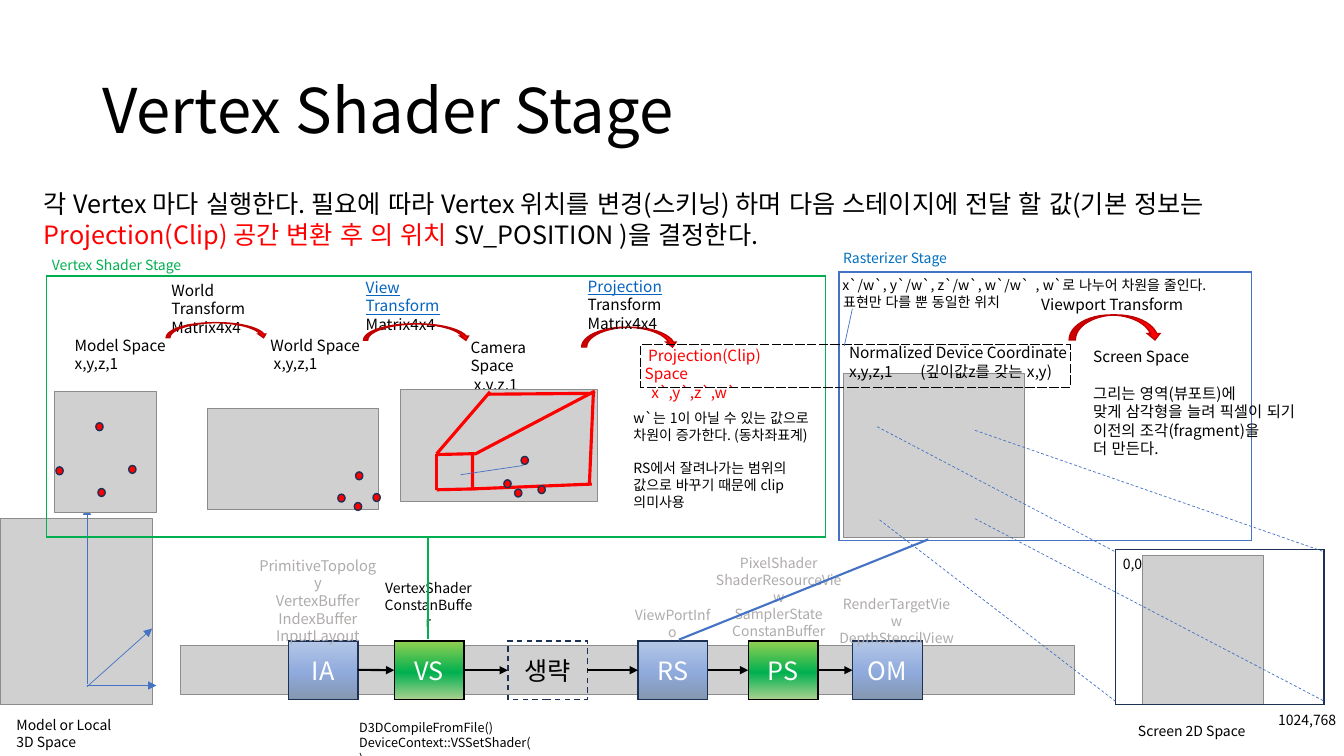
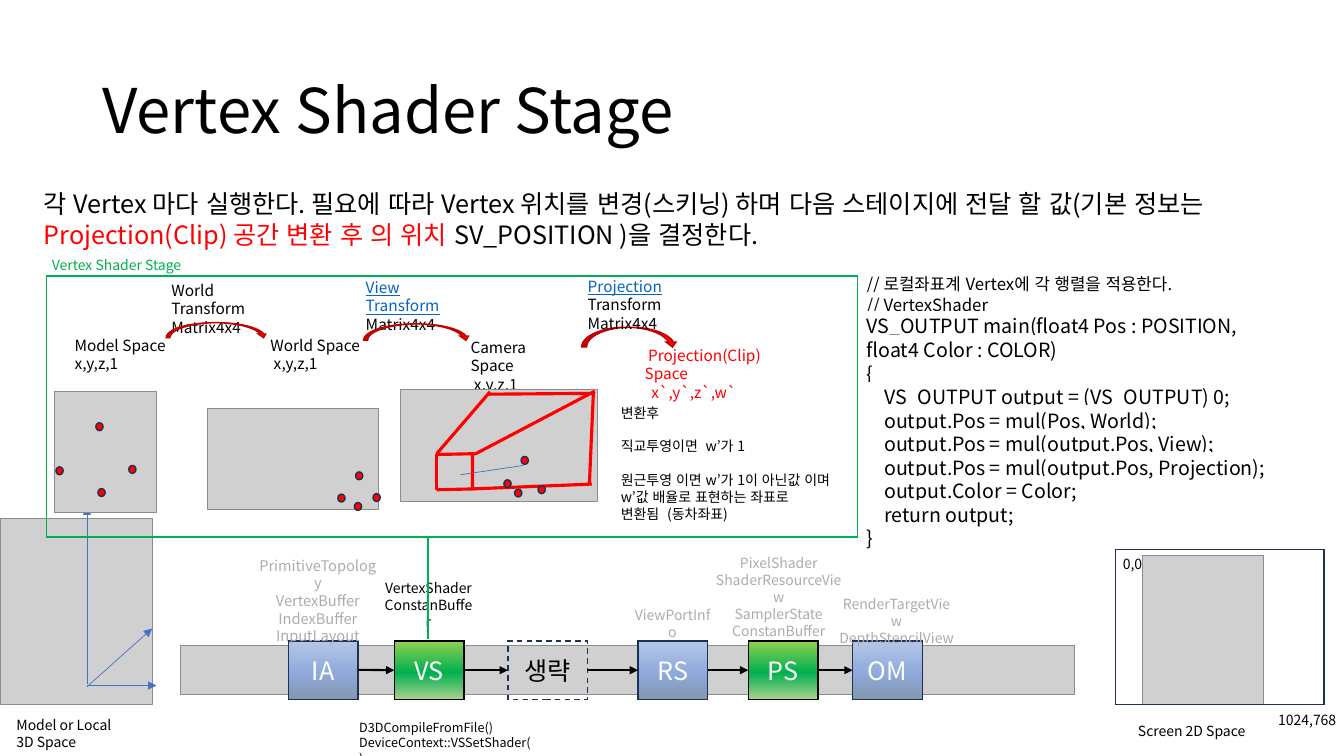
Before and after one commit to ldw9981/D3D11_Tutorial, a slide deck: slide 8 of Documents/02기초-삼각형그리기.pptx. Drawn at 1344x756 pixels with LibreOffice and Linux fonts; fonts in the diff are those of the drawing; grey boxes stand for pictures. Boxes give left, top, right and bottom in pixels: in the first picture for what was removed or moved away, otherwise in the second. Text is boxed around its words. In the diff, an @@ line names an element or a change of style, - is before the commit and + after.

```diff
--- a/Documents/02기초-삼각형그리기.pptx
+++ b/Documents/02기초-삼각형그리기.pptx
@@ text removed at box(843, 252, 947, 267) @@
-Rasterizer Stage
@@ rectangle: place and size @@
-rectangle at box(46, 276, 826, 537)
+rectangle at box(46, 276, 858, 537)
@@ group removed at box(839, 272, 1251, 540): 2 texts, 1 picture, 1 rectangle @@
-Normalized Device Coordinate
-x,y,z,1 (깊이값z를 갖는 x,y)
-x`/w`, y`/w`, z`/w`, w`/w` , w`로 나누어 차원을 줄인다.
-표현만 다를 뿐 동일한 위치
@@ text added at box(867, 276, 1265, 527), 14 pt, text #000000 @@
+// 로컬좌표계 Vertex에 각 행렬을 적용한다.
+// VertexShader
+VS_OUTPUT main(float4 Pos : POSITION, float4 Color : COLOR)
+{
+VS_OUTPUT output = (VS_OUTPUT) 0;
+output.Pos = mul(Pos, World);
+output.Pos = mul(output.Pos, View);
+output.Pos = mul(output.Pos, Projection);
+output.Color = Color;
+return output;
+}
@@ text removed at box(1041, 297, 1183, 315) @@
-Viewport Transform
@@ line removed from (845, 346) to (853, 309) @@
@@ curved down arrow removed at box(1070, 315, 1162, 340) @@
@@ rectangle removed at box(641, 345, 1071, 387) @@
@@ text removed at box(1093, 350, 1295, 456) @@
-Screen Space
-그리는 영역(뷰포트)에
-맞게 삼각형을 늘려 픽셀이 되기 이전의 조각(fragment)을
-더 만든다.
@@ text at box(621, 406, 830, 522): text changed @@
-w`는 1이 아닐 수 있는 값으로 차원이 증가한다. (동차좌표계)
-RS에서 잘려나가는 범위의 값으로 바꾸기 때문에 clip 의미사용
+변환후
+직교투영이면 w’가 1
+원근투영 이면 w’가 1이 아닌값 이며
+w’값 배율로 표현하는 좌표로
+변환됨 (동차좌표)
@@ line removed from (877, 426) to (1115, 552) @@
@@ line removed from (975, 431) to (1325, 552) @@
@@ line removed from (680, 640) to (929, 539) @@
@@ line removed from (880, 520) to (1115, 702) @@
@@ line removed from (975, 519) to (1325, 702) @@
```
Also in this commit, not shown: 5 other slides changed, 2 slides added, 2 slides removed, 2 other files.
